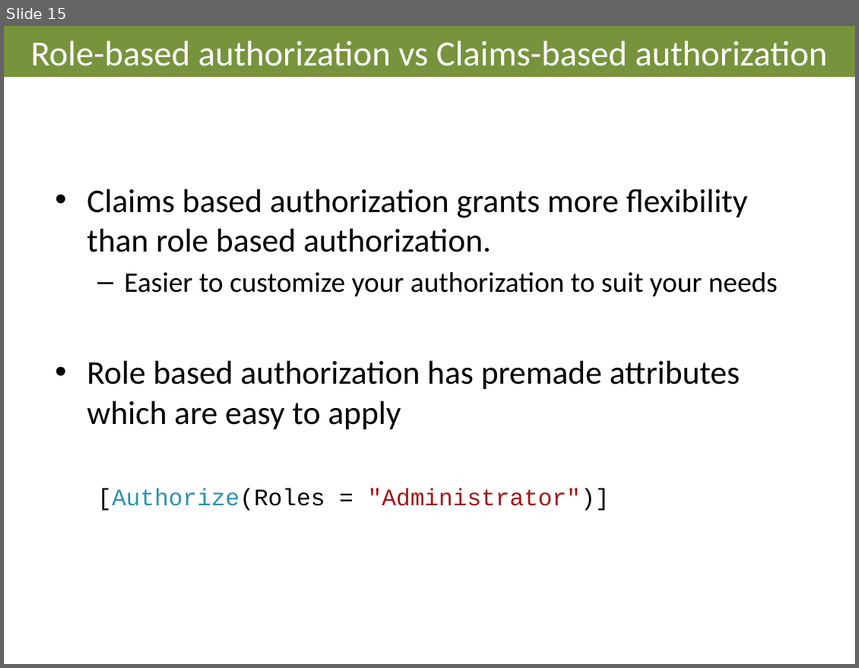
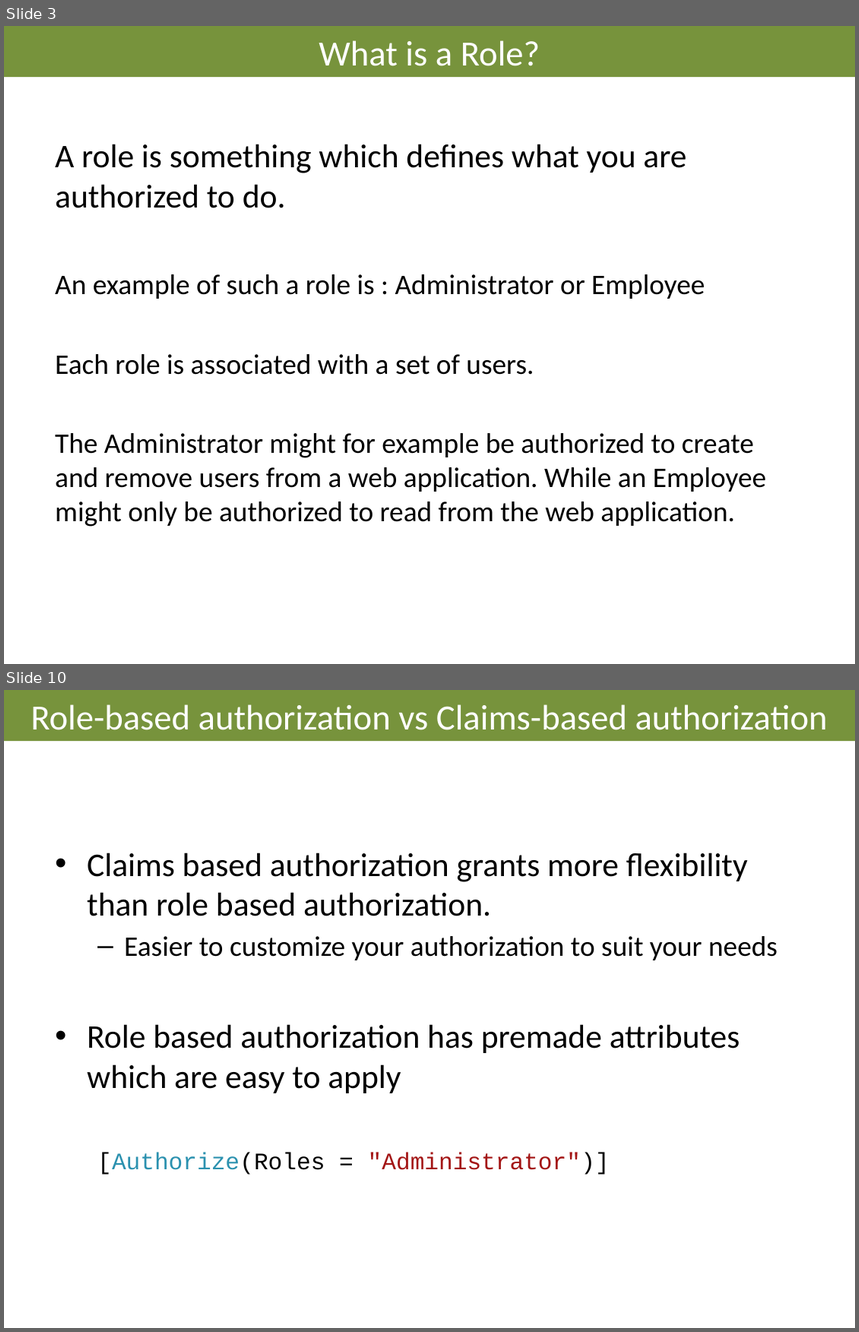
Before and after one commit to AndreasElffors/IdentityTemplate, a slide deck: Documents/Identity-Theory.pptx. Shown one above the other, each under a label of ours: slide 15 before the commit, slides 3 and 10 after it; the slides between them are not shown. The pictures are 859x668 and 859x1332 pixels, drawn with LibreOffice and Linux fonts; fonts in the diff are those of the drawing; background and template pictures are left out. Boxes give left, top, right and bottom in pixels: in the first picture for what was removed or moved away, otherwise in the second. Text is boxed around its words. In the diff, an @@ line names an element or a change of style, - is before the commit and + after.

```diff
--- a/Documents/Identity-Theory.pptx
+++ b/Documents/Identity-Theory.pptx
@@ slide 3 added at bbox=[4, 26, 855, 664], background #FFFFFF @@
@@ title added at bbox=[4, 26, 855, 77], fill #77933C, 30 pt, text #FFFFFF @@
+What is a Role?
@@ text added at bbox=[55, 144, 766, 527], 24 pt, text #000000 @@
+A role is something which defines what you are authorized to do.
+An example of such a role is : Administrator or Employee
+Each role is associated with a set of users.
+The Administrator might for example be authorized to create and remove users from a web application. While an Employee might only be authorized to read from the web application.
@@ what was slide 15 is now slide 10 @@
```
Also in this commit, not shown: 13 slides changed, 10 other slides added, 1 slide removed, 1 other file.
